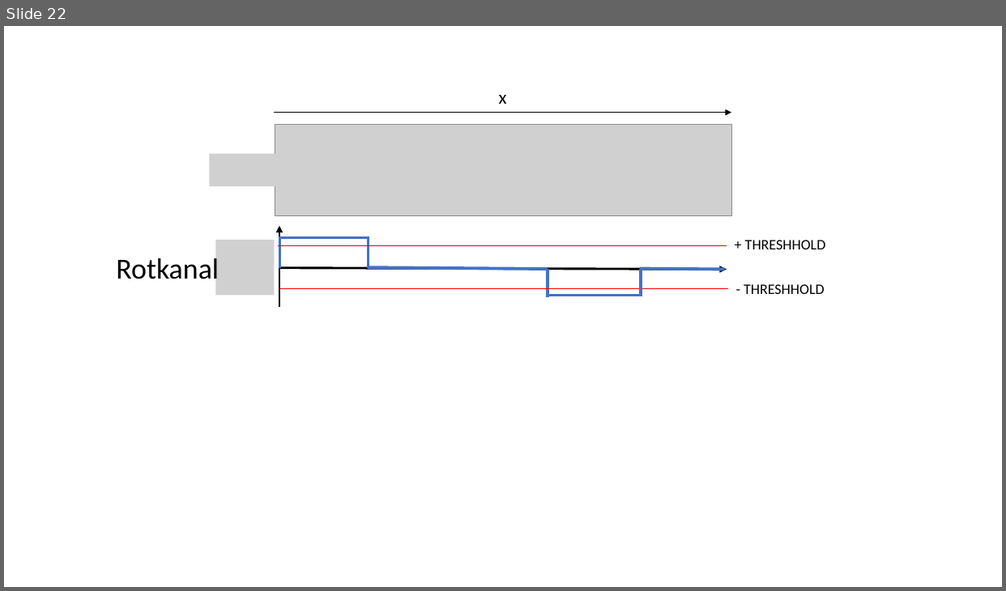
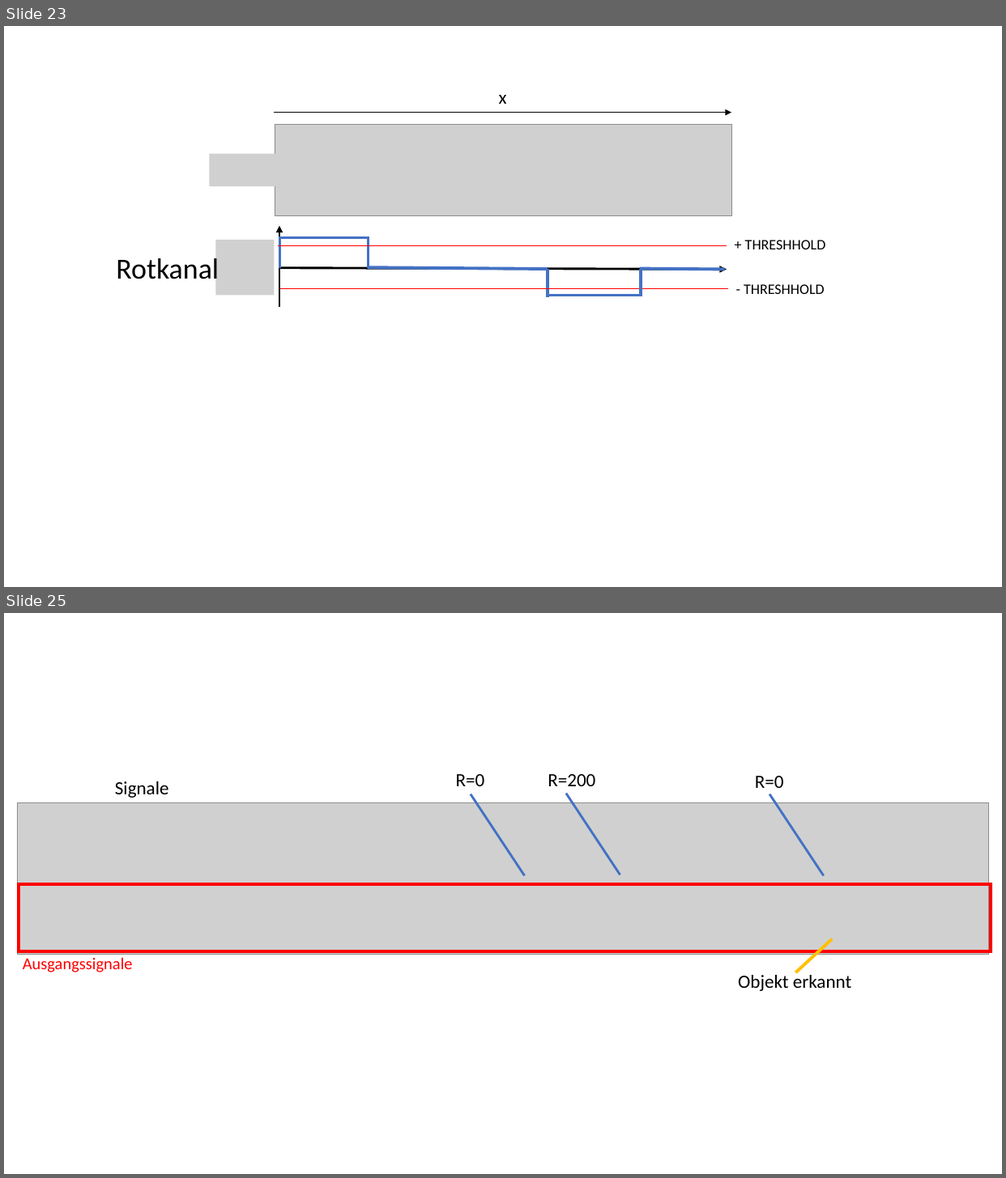
Before and after one commit to Chriss95De/Bachelors-Thesis-VHDL-Pattern-Detection, a slide deck: Dokumentation/Stand Oster/Grafiken.pptx. Shown one above the other, each under a label of ours: slide 22 before the commit, slides 23 and 25 after it; the slides between them are not shown. The pictures are 1006x591 and 1006x1178 pixels, drawn with LibreOffice and Linux fonts; fonts in the diff are those of the drawing; grey boxes stand for pictures. Boxes give left, top, right and bottom in pixels: in the first picture for what was removed or moved away, otherwise in the second. Text is boxed around its words. In the diff, an @@ line names an element or a change of style, - is before the commit and + after.

```diff
--- a/Dokumentation/Stand Oster/Grafiken.pptx
+++ b/Dokumentation/Stand Oster/Grafiken.pptx
@@ slide 25 added at <box>4,613,1002,1174</box>, background #FFFFFF @@
@@ text added at <box>115,781,169,798</box>, 18 pt, text #000000 @@
+Signale
@@ text added at <box>456,774,485,786</box>, 18 pt, text #000000 @@
+R=0
@@ text added at <box>548,774,595,786</box>, 18 pt, text #000000 @@
+R=200
@@ text added at <box>755,776,784,788</box>, 18 pt, text #000000 @@
+R=0
@@ picture added at <box>17,803,989,954</box> @@
@@ line added from (471, 794) to (524, 875), #4472C4 2.25 pt @@
@@ line added from (566, 794) to (620, 875), #4472C4 2.25 pt @@
@@ line added from (769, 794) to (824, 875), #4472C4 2.25 pt @@
@@ rectangle added at <box>19,884,991,952</box>, outline #FF0000 3 pt @@
@@ line added from (832, 939) to (796, 973), #FFC000 3 pt @@
@@ text added at <box>23,957,133,973</box>, 16 pt, text #FF0000 @@
+Ausgangssignale
@@ text added at <box>738,973,851,991</box>, 18 pt, text #000000 @@
+Objekt erkannt
@@ what was slide 22 is now slide 23 @@
```
Also in this commit, not shown: 3 slides changed, 3 other slides added, 15 other files.
